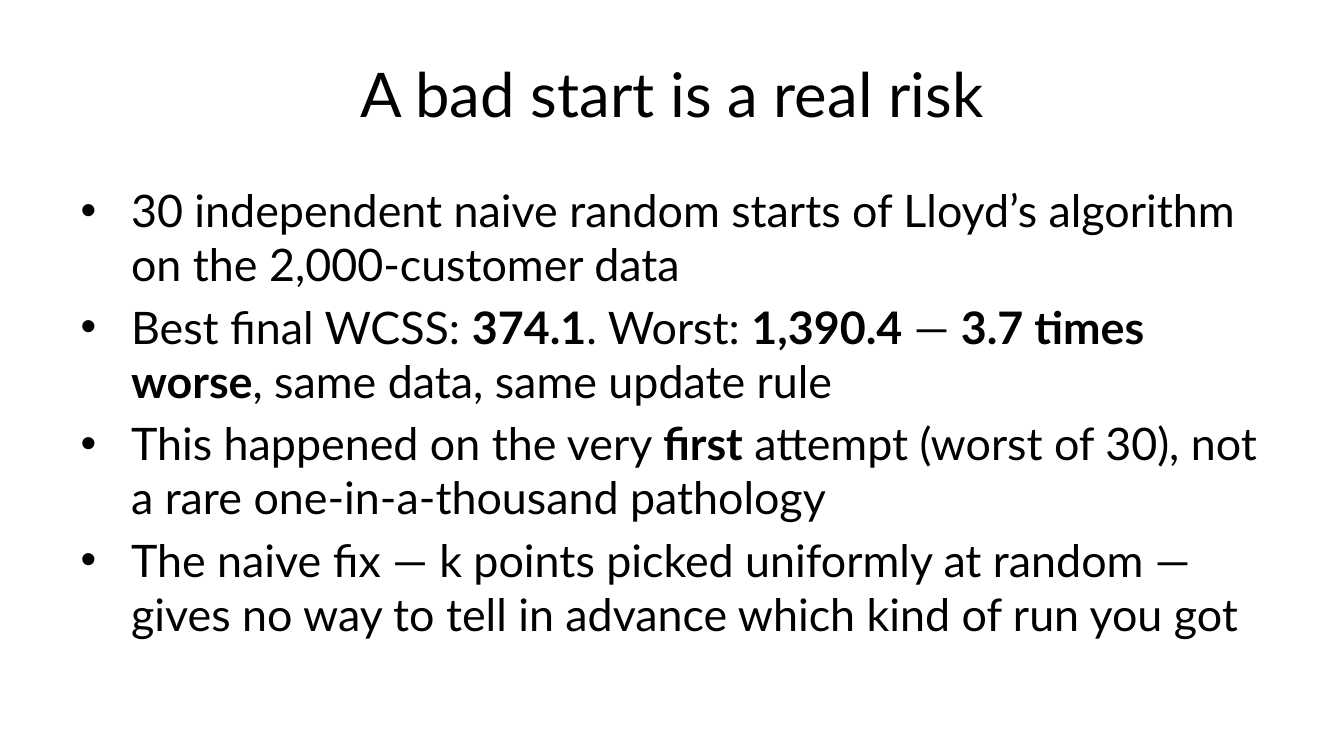
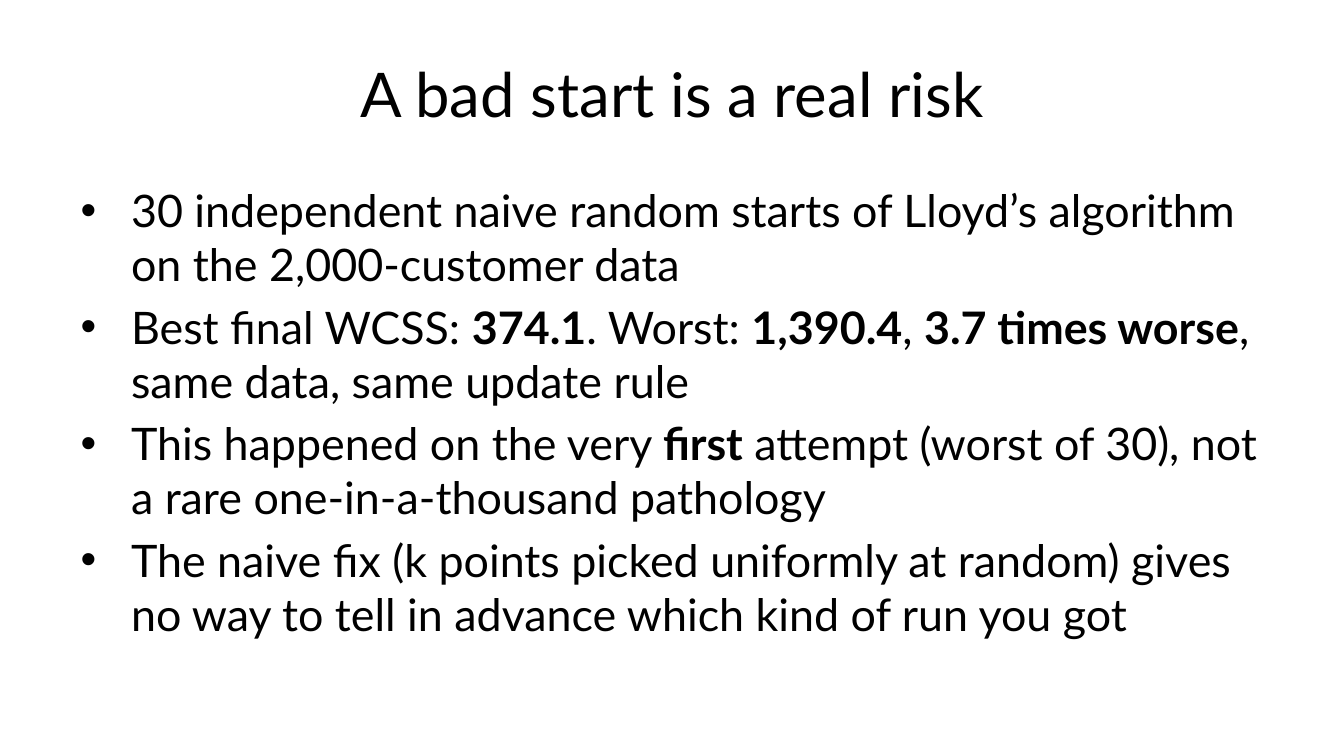
Before and after one commit to fabioantonini/technologies-for-artificial-intelligence, a slide deck: slide 14 of Lessons/08_unsupervised_learning/Slides/unsupervised_learning_slides.pptx. Drawn at 1344x756 pixels with LibreOffice and Linux fonts; fonts in the diff are those of the drawing; background and template pictures are left out. Boxes give left, top, right and bottom in pixels: in the first picture for what was removed or moved away, otherwise in the second. Text is boxed around its words. In the diff, an @@ line names an element or a change of style, - is before the commit and + after.

```diff
--- a/Lessons/08_unsupervised_learning/Slides/unsupervised_learning_slides.pptx
+++ b/Lessons/08_unsupervised_learning/Slides/unsupervised_learning_slides.pptx
@@ text at [131, 310, 1249, 406]: text changed @@
-• Best final WCSS: 374.1. Worst: 1,390.4 — 3.7 times worse, same data, same update rule
+• Best final WCSS: 374.1. Worst: 1,390.4, 3.7 times worse, same data, same update rule
@@ text at [131, 542, 1231, 640]: text changed @@
-• The naive fix — k points picked uniformly at random — gives no way to tell in advance which kind of run you got
+• The naive fix (k points picked uniformly at random) gives no way to tell in advance which kind of run you got
```
Also in this commit, not shown: 33 other slides changed, 27 other files.
